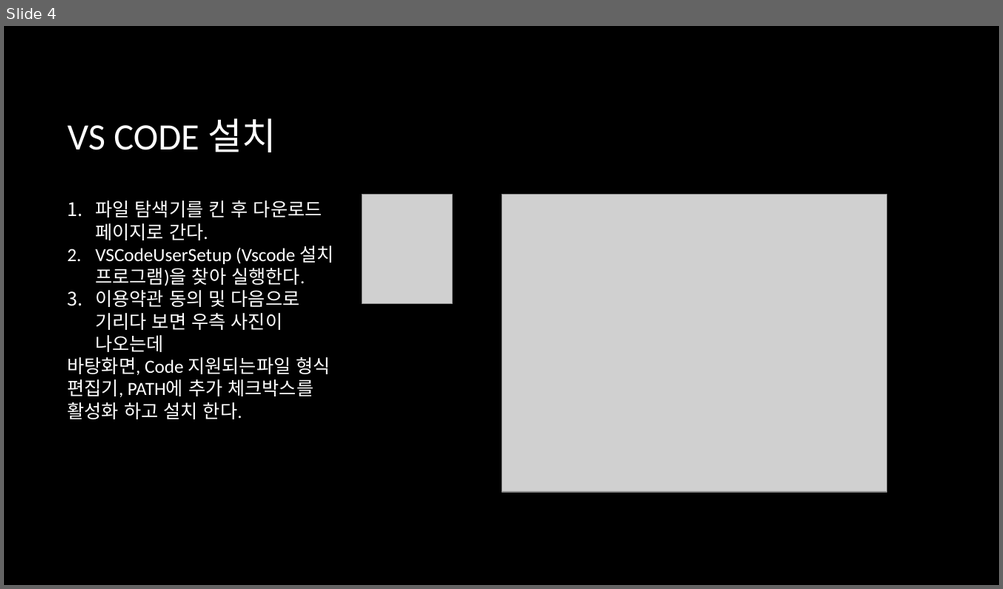
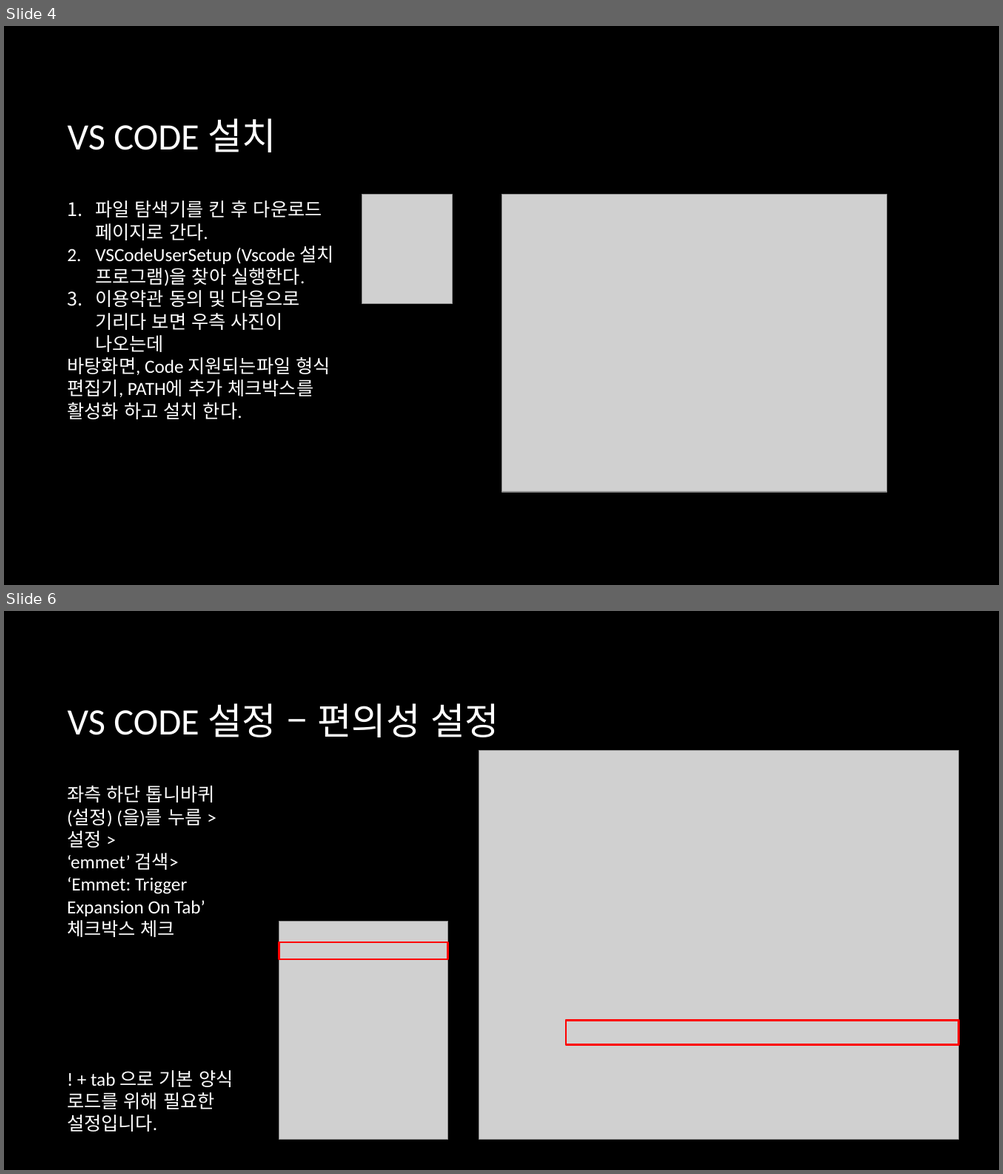
Before and after one commit to keeui0/java_fullstack, a slide deck: Vs code 설치 및 설정.pptx. Shown one above the other, each under a label of ours: slide 4 before the commit, slides 4 and 6 after it; the slides between them are not shown. The pictures are 1003x589 and 1003x1174 pixels, drawn with LibreOffice and Linux fonts; fonts in the diff are those of the drawing; grey boxes stand for pictures; background and template pictures are left out. Boxes give left, top, right and bottom in pixels: in the first picture for what was removed or moved away, otherwise in the second. Text is boxed around its words. In the diff, an @@ line names an element or a change of style, - is before the commit and + after.

```diff
--- a/Vs code 설치 및 설정.pptx
+++ b/Vs code 설치 및 설정.pptx
@@ slide 6 added at bbox=[4, 611, 999, 1170], background picture (left out) @@
@@ title added at bbox=[68, 703, 500, 738], 36 pt, text #FFFFFF @@
+VS CODE 설정 – 편의성 설정
@@ picture added at bbox=[478, 751, 959, 1139] @@
@@ text added at bbox=[67, 786, 215, 937], 18 pt, text #FFFFFF @@
+좌측 하단 톱니바퀴(설정) (을)를 누름 >
+설정 >
+‘emmet’ 검색>
+‘Emmet: Trigger Expansion On Tab’ 체크박스 체크
@@ picture added at bbox=[279, 921, 448, 1140] @@
@@ frame added at bbox=[279, 943, 448, 960], fill #AC3EC1, outline #FF0000 1.5 pt @@
@@ frame added at bbox=[566, 1021, 959, 1046], fill #AC3EC1, outline #FF0000 1.5 pt @@
@@ text added at bbox=[67, 1071, 233, 1132], 18 pt, text #FFFFFF @@
+! + tab 으로 기본 양식 로드를 위해 필요한 설정입니다.
```
Also in this commit, not shown: 1 slide changed, 2 other slides added, 1 slide removed.
